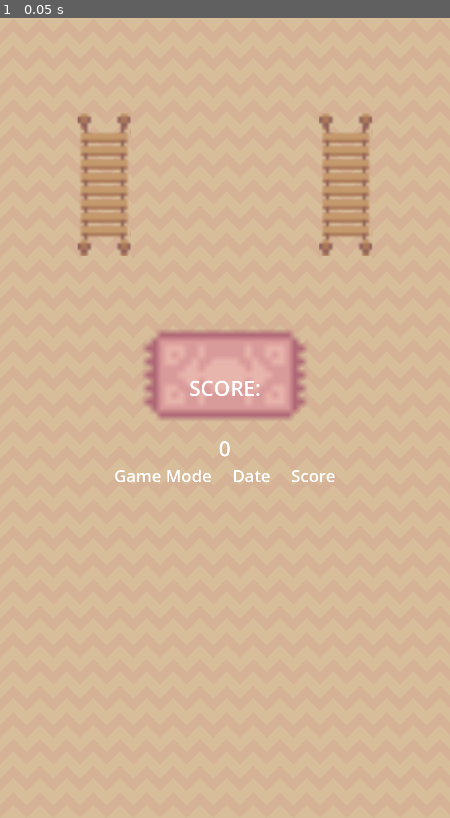
Above: before the commit, frame 1.
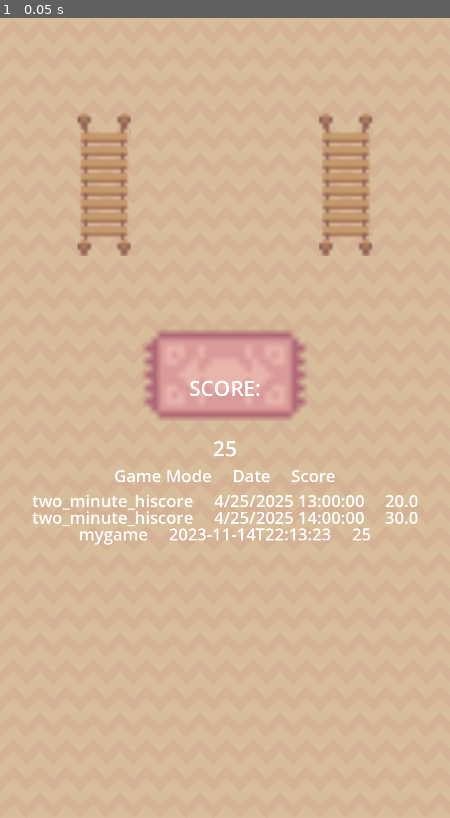
Above: after the commit, the same moment.

Repository: andrewcrisp/shelfsortinggame
Game: Godot game, scene res://scenes/score_report.tscn
Same seed, same stepped clock (60 frames per second), same inputs: the game is played once before the commit and once after it. This scene is started directly instead of the project's main scene.
Inputs:
- Up to frame 1 (0.05 s): no input

The runs differ from the first frame. In frame 1, 1.3% of the frame differs, in the area x 7-93%, y 52-66%.

Commit message:
Add an entry to the hiscore list

Diff:
--- a/scenes/high_score_viewer.tscn
+++ b/scenes/high_score_viewer.tscn
@@ -1,28 +1,18 @@
-[gd_scene load_steps=4 format=3 uid="uid://cen6idq2e3365"]
+[gd_scene load_steps=3 format=3 uid="uid://cen6idq2e3365"]
 
-[ext_resource type="Texture2D" uid="uid://dpxdast8erek2" path="res://assets/Brown.png" id="1_a7yt3"]
 [ext_resource type="Script" uid="uid://dy2weaxebyrav" path="res://scripts/high_score_viewer.gd" id="1_t7k5k"]
 [ext_resource type="PackedScene" uid="uid://dseliesn0o4sx" path="res://scenes/scores_list.tscn" id="3_67yak"]
 
-[node name="HighScoreViewer" type="Node2D"]
+[node name="HighScoreViewer" type="Control"]
+layout_mode = 3
+anchors_preset = 0
 script = ExtResource("1_t7k5k")
 
-[node name="Background" type="Sprite2D" parent="."]
-z_index = -1
-position = Vector2(540, 960)
-texture = ExtResource("1_a7yt3")
-region_enabled = true
-region_rect = Rect2(0, 0, 1080, 1920)
-
 [node name="Control" type="Control" parent="."]
-layout_mode = 3
+layout_mode = 1
 anchors_preset = 5
 anchor_left = 0.5
 anchor_right = 0.5
-offset_left = 540.0
-offset_top = 200.0
-offset_right = 540.0
-offset_bottom = 200.0
 grow_horizontal = 2
 
 [node name="ScoresList" parent="Control" instance=ExtResource("3_67yak")]
--- a/scenes/score_report.tscn
+++ b/scenes/score_report.tscn
@@ -3,8 +3,8 @@
 [ext_resource type="Script" uid="uid://ddha4xyfeh1en" path="res://scripts/score_report.gd" id="1_s1n5t"]
 [ext_resource type="Texture2D" uid="uid://y5u1irkvqtu5" path="res://assets/Wood_Bridge.png" id="2_4synj"]
 [ext_resource type="Texture2D" uid="uid://ddfe256c7mtw5" path="res://assets/Basic_Furniture.png" id="3_uin86"]
-[ext_resource type="PackedScene" uid="uid://dseliesn0o4sx" path="res://scenes/scores_list.tscn" id="4_c4blo"]
 [ext_resource type="Texture2D" uid="uid://dpxdast8erek2" path="res://assets/Brown.png" id="4_puo0v"]
+[ext_resource type="PackedScene" uid="uid://cen6idq2e3365" path="res://scenes/high_score_viewer.tscn" id="5_c4blo"]
 
 [sub_resource type="LabelSettings" id="LabelSettings_uin86"]
 font_size = 50
@@ -68,8 +68,5 @@
 label_settings = SubResource("LabelSettings_uin86")
 horizontal_alignment = 1
 
-[node name="ScoresList" parent="Control" instance=ExtResource("4_c4blo")]
-z_index = 1
+[node name="HighScoreViewer" parent="Control" instance=ExtResource("5_c4blo")]
 layout_mode = 2
-size_flags_horizontal = 4
-size_flags_vertical = 4
--- a/scripts/game.gd
+++ b/scripts/game.gd
@@ -27,9 +27,8 @@
 func on_timed_level_timeout():
 	var score_report = load("res://scenes/score_report.tscn").instantiate()
 	add_child(score_report)
-
-	var score_label = score_report.get_node("Control/ScoreLabel")
-	score_label.text = str(Globals.scoreboard.score)
+	var gamemode = "two_minute_hiscore"
+	score_report.AddScore(Globals.scoreboard.score, gamemode)
 	current_level.queue_free()
 	Globals.scoreboard.visible = false
 
--- a/scripts/high_score_viewer.gd
+++ b/scripts/high_score_viewer.gd
@@ -1,4 +1,4 @@
-extends Node2D
+extends Control
 
 var hiscoresFilePath = "res://assets/text/hiscores.json"
 var userHiscoresFilePath = "user://hiscores.json"
@@ -6,6 +6,7 @@
 
 func _ready():
 	load_hiscores()
+	populateScoresList()
 
 func load_hiscores():
 	if FileAccess.file_exists(userHiscoresFilePath):
@@ -13,8 +14,6 @@
 
 	if not FileAccess.file_exists(userHiscoresFilePath):
 		DirAccess.copy_absolute(hiscoresFilePath, userHiscoresFilePath)
-
-
 
 	var save_file = FileAccess.open(userHiscoresFilePath, FileAccess.READ)
 	while save_file.get_position() < save_file.get_length():
@@ -44,4 +43,9 @@
 				newScore.gameMode = i
 				newScore.dateScored = score.dateScored
 				newScore.score = str(score["score"])
-				$Control/ScoresList/Scores.add_child(newScore)
+				hiscores.append(newScore)
+				#$Control/ScoresList/Scores.add_child(newScore)
+
+func populateScoresList():
+	for i in hiscores:
+		$Control/ScoresList/Scores.add_child(i)
--- a/scripts/score_report.gd
+++ b/scripts/score_report.gd
@@ -3,3 +3,15 @@
 func _ready():
 	var viewportSize = get_viewport().get_visible_rect().size
 	$Control.size = viewportSize
+	AddScore("25", "mygame")
+
+func AddScore(score:String, gamemode:String):
+	$Control/ScoreLabel.text = str(score)
+	var newScore:ScoreEntry = load("res://scenes/score_entry.tscn").instantiate()
+	newScore.gameMode = gamemode
+	newScore.dateScored = Time.get_datetime_string_from_system()
+	newScore.score = score
+	$Control/HighScoreViewer.hiscores.append(newScore)
+	$Control/HighScoreViewer.populateScoresList()
+
+	#$Control/HighScoreViewer
